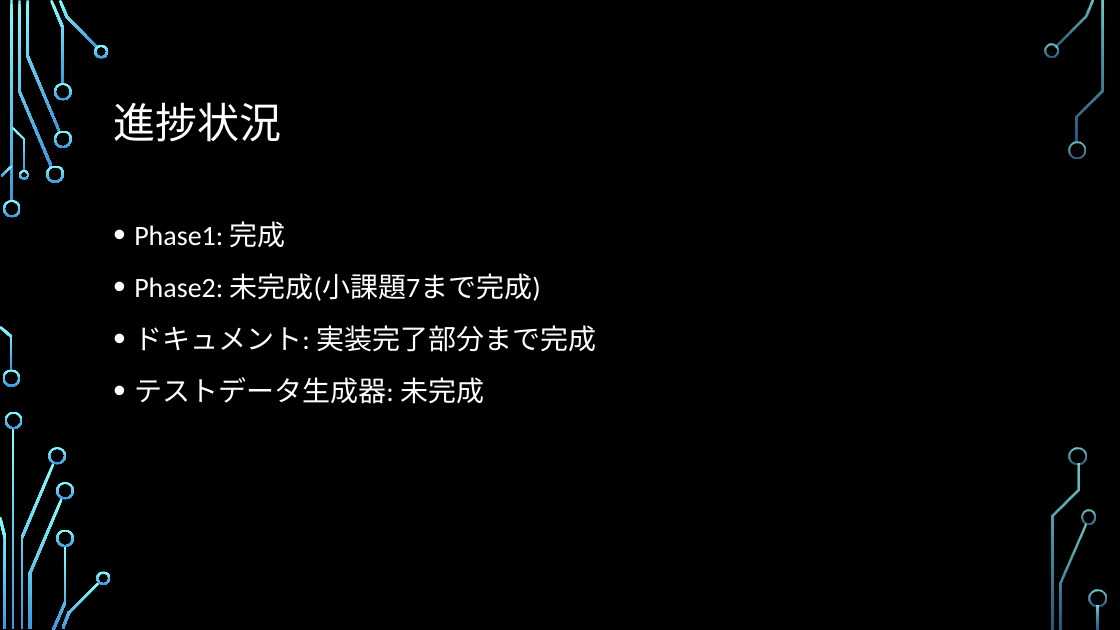
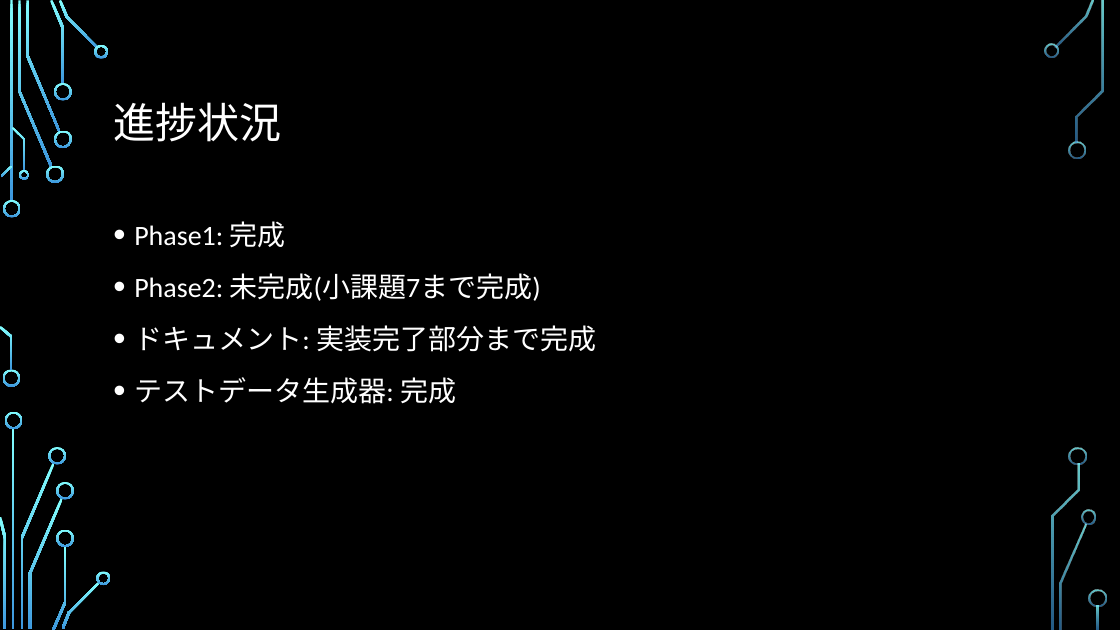
Before and after one commit to ie03-aizu-2019/ie03project-skys, a slide deck: slide 4 of Reports/Midterm.pptx. Drawn at 1120x630 pixels with LibreOffice and Linux fonts; fonts in the diff are those of the drawing; background and template pictures are left out. Boxes give left, top, right and bottom in pixels: in the first picture for what was removed or moved away, otherwise in the second. Text is boxed around its words. In the diff, an @@ line names an element or a change of style, - is before the commit and + after.

```diff
--- a/Reports/Midterm.pptx
+++ b/Reports/Midterm.pptx
@@ text at (x1=134, y1=377, x2=456, y2=404): text changed @@
-• テストデータ生成器: 未完成
+• テストデータ生成器: 完成
```
Also in this commit, not shown: 10 other slides changed, 1 slide removed, 2 other files.
